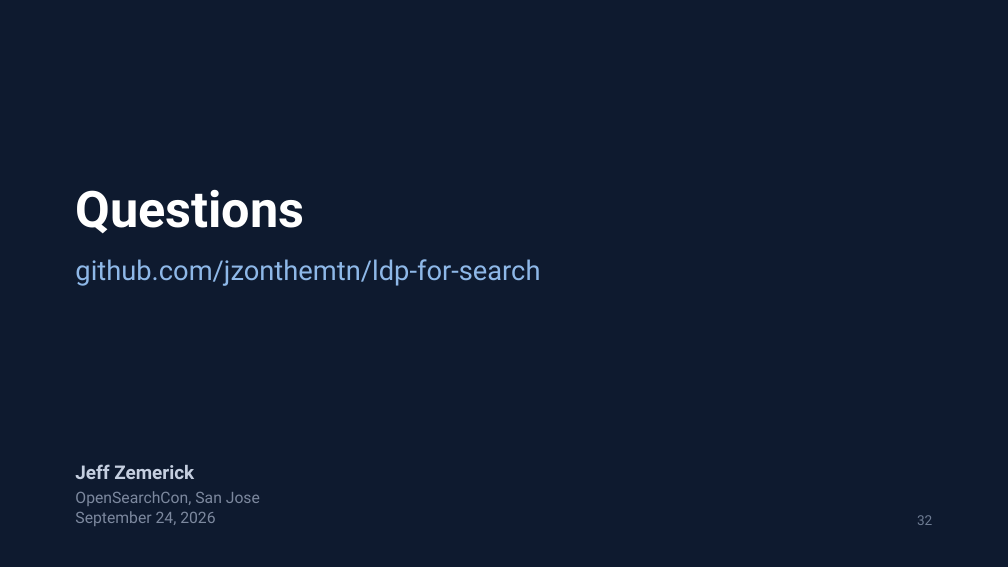
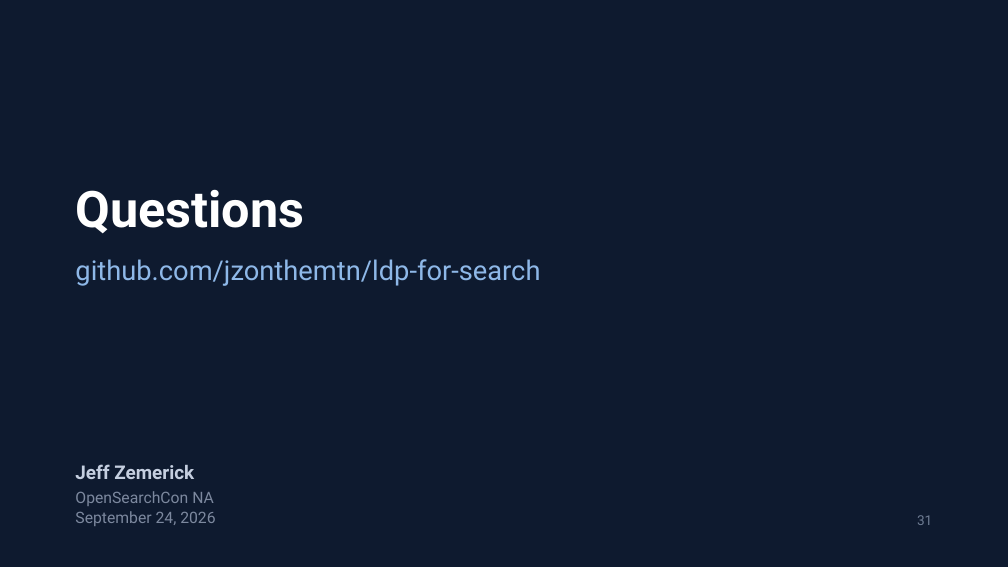
Before and after one commit to jzonthemtn/ldp-for-search, a slide deck: slide 31 of ldp_for_search_slides.pptx (slide 32 before the commit). Drawn at 1008x567 pixels with LibreOffice and Linux fonts; fonts in the diff are those of the drawing. Boxes give left, top, right and bottom in pixels: in the first picture for what was removed or moved away, otherwise in the second. Text is boxed around its words. In the diff, an @@ line names an element or a change of style, - is before the commit and + after.

```diff
--- a/ldp_for_search_slides.pptx
+++ b/ldp_for_search_slides.pptx
@@ text at (x1=75, y1=491, x2=214, y2=506): text changed @@
-OpenSearchCon, San Jose
+OpenSearchCon NA
@@ text at (x1=917, y1=515, x2=932, y2=525): text changed @@
-32
+31
```
Also in this commit, not shown: 25 other slides changed, 2 slides added, 3 slides removed, 20 other files.
